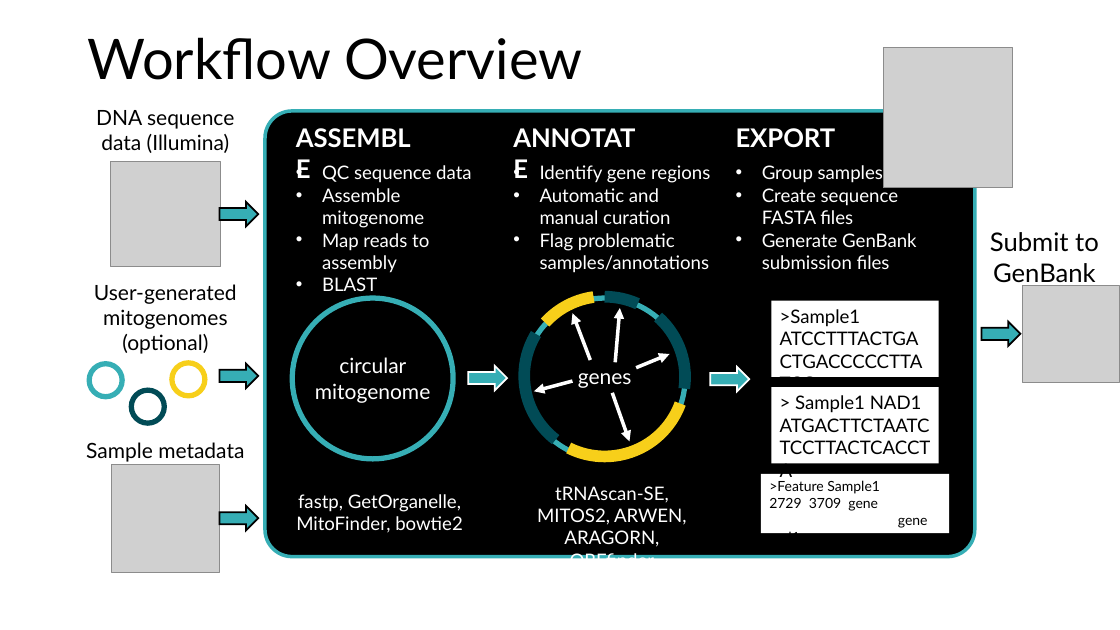
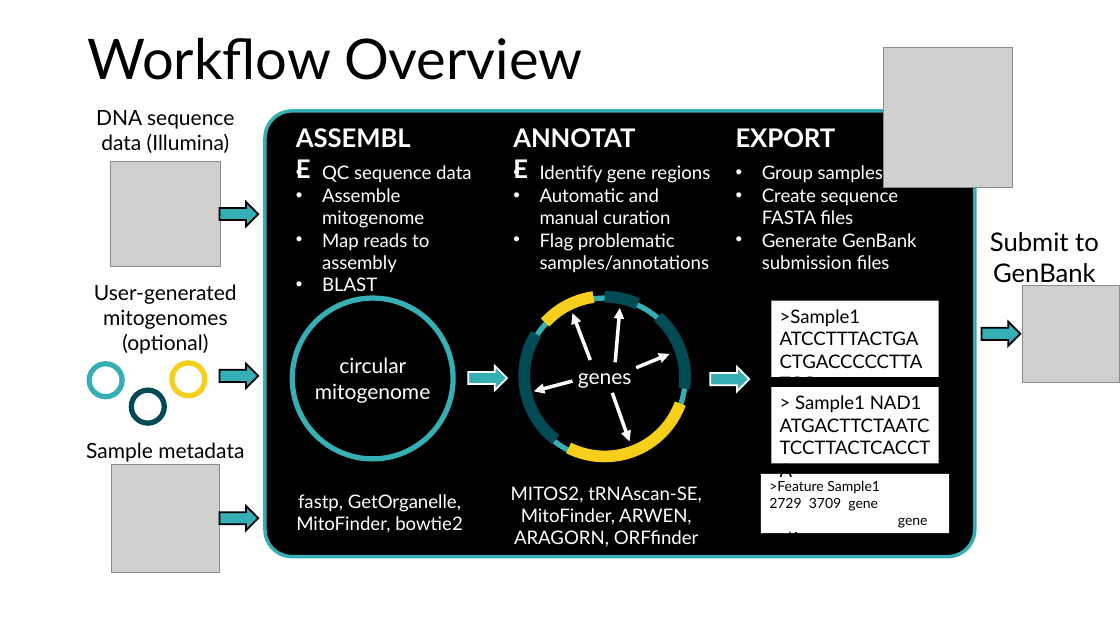
Before and after one commit to Smithsonian/MitoPilot, a slide deck: slide 1 of man/figures/workflow_overview.pptx. Drawn at 1120x630 pixels with LibreOffice and Linux fonts; fonts in the diff are those of the drawing; grey boxes stand for pictures. Boxes give left, top, right and bottom in pixels: in the first picture for what was removed or moved away, otherwise in the second. Text is boxed around its words. In the diff, an @@ line names an element or a change of style, - is before the commit and + after.

```diff
--- a/man/figures/workflow_overview.pptx
+++ b/man/figures/workflow_overview.pptx
@@ text at box(511, 486, 702, 547): text changed @@
-tRNAscan-SE, MITOS2, ARWEN, ARAGORN, ORFfinder
+MITOS2, tRNAscan-SE, MitoFinder, ARWEN, ARAGORN, ORFfinder
```
Also in this commit, not shown: 1 other file.
